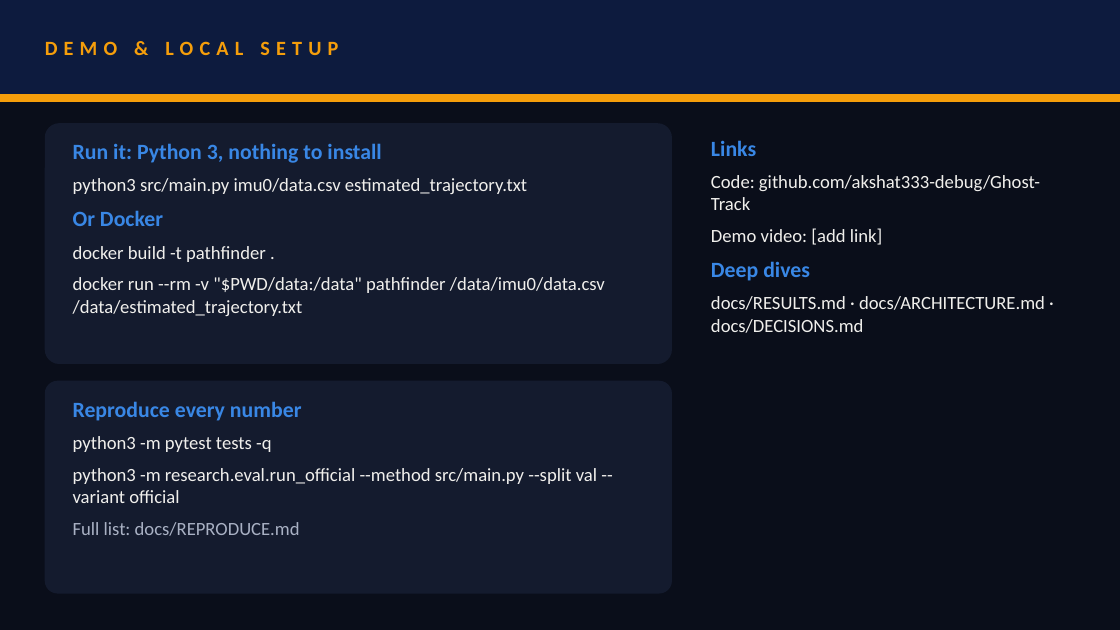
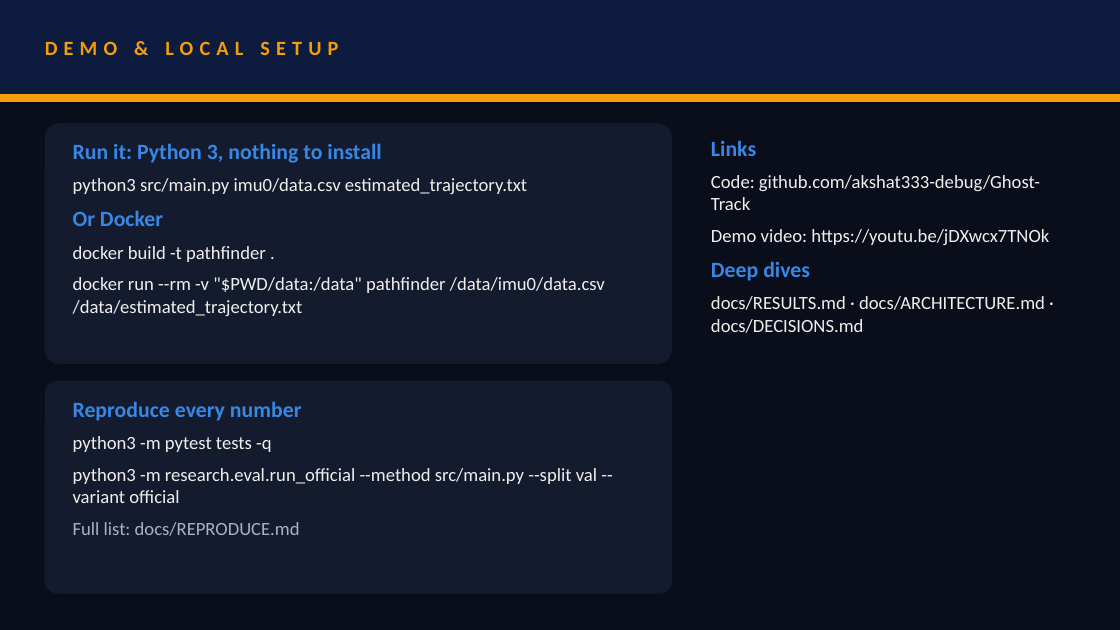
Before and after one commit to akshat333-debug/Ghost-Track, a slide deck: slide 7 of presentation/VITVellore_ZeroDrift.pptx. Drawn at 1120x630 pixels with LibreOffice and Linux fonts; fonts in the diff are those of the drawing. Boxes give left, top, right and bottom in pixels: in the first picture for what was removed or moved away, otherwise in the second. Text is boxed around its words. In the diff, an @@ line names an element or a change of style, - is before the commit and + after.

Commit message:
demo: video on YouTube (unlisted), link in deck and README

```diff
--- a/presentation/VITVellore_ZeroDrift.pptx
+++ b/presentation/VITVellore_ZeroDrift.pptx
@@ text at bbox=[711, 229, 1049, 245]: text changed @@
-Demo video: [add link]
+Demo video: https://youtu.be/jDXwcx7TNOk
```
Also in this commit, not shown: 4 other files.
